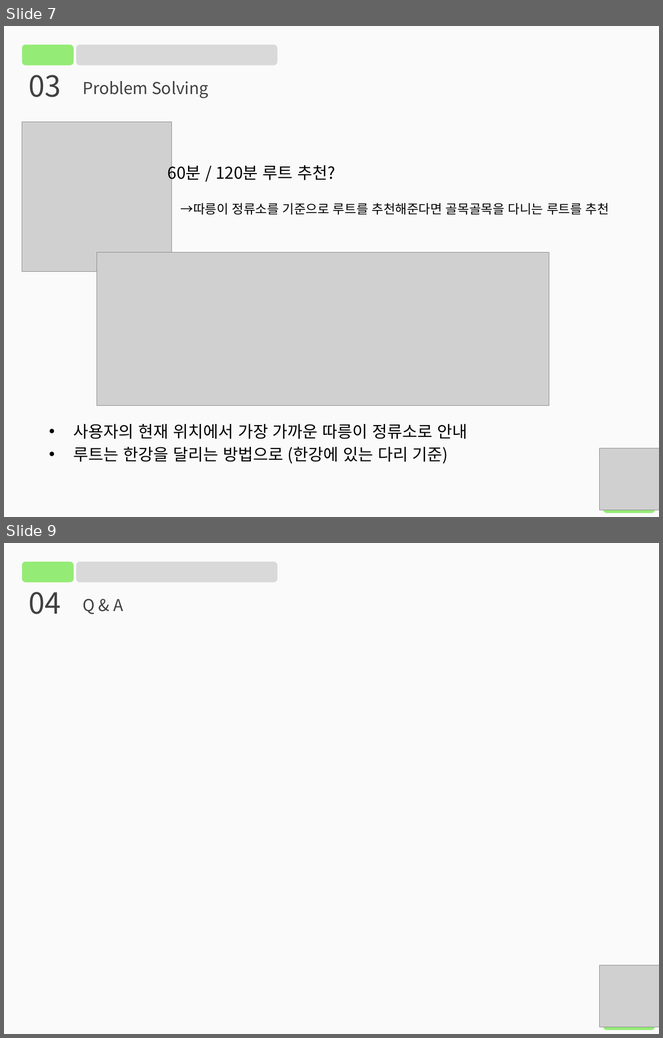
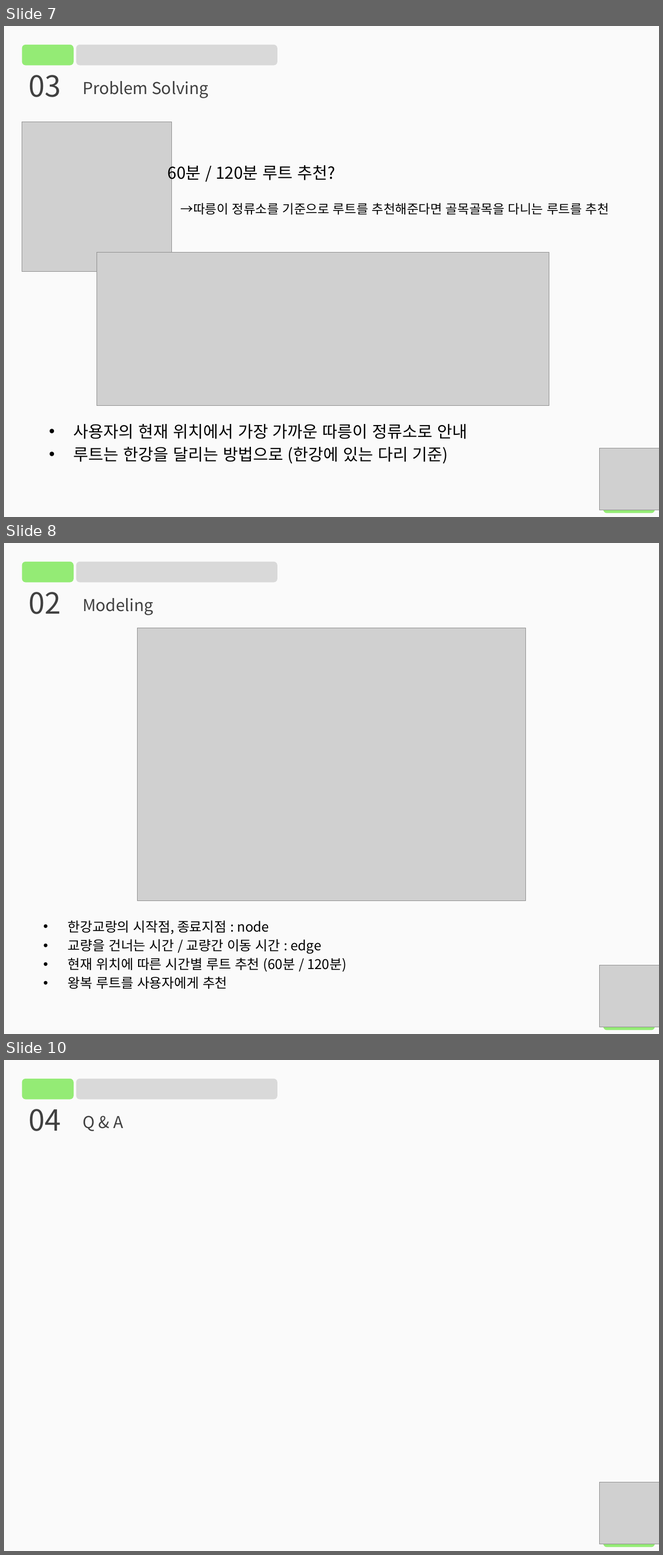
Before and after one commit to HyunjunJoo/DataStructure, a slide deck: 20131409_주현준_ProblemSolving.pptx. Shown one above the other, each under a label of ours: slides 7 and 9 before the commit, slides 7, 8 and 10 after it; the slides between them are not shown. The pictures are 663x1038 and 663x1555 pixels, drawn with LibreOffice and Linux fonts; fonts in the diff are those of the drawing; grey boxes stand for pictures. Boxes give left, top, right and bottom in pixels: in the first picture for what was removed or moved away, otherwise in the second. Text is boxed around its words. In the diff, an @@ line names an element or a change of style, - is before the commit and + after.

```diff
--- a/20131409_주현준_ProblemSolving.pptx
+++ b/20131409_주현준_ProblemSolving.pptx
@@ slide 8 added at box(4, 543, 659, 1034), background #FAFAFA @@
@@ rounded rectangle added at box(22, 562, 74, 583), fill #94EB75 @@
@@ rounded rectangle added at box(76, 562, 277, 583), fill #D9D9D9 @@
@@ text added at box(28, 592, 61, 614), 32 pt, text #404040 @@
+02
@@ text added at box(83, 598, 153, 615), 18 pt, text #404040 @@
+Modeling
@@ picture added at box(138, 628, 526, 901) @@
@@ text added at box(68, 921, 347, 989), 14.8 pt, text #000000 @@
+• 한강교랑의 시작점, 종료지점 : node
+• 교량을 건너는 시간 / 교량간 이동 시간 : edge
+• 현재 위치에 따른 시간별 루트 추천 (60분 / 120분)
+• 왕복 루트를 사용자에게 추천
@@ picture added at box(599, 966, 659, 1028) @@
@@ rounded rectangle added at box(604, 1010, 655, 1030), fill #94EB75 @@
@@ what was slide 9 is now slide 10 @@
```
Also in this commit, not shown: 3 slides changed.
